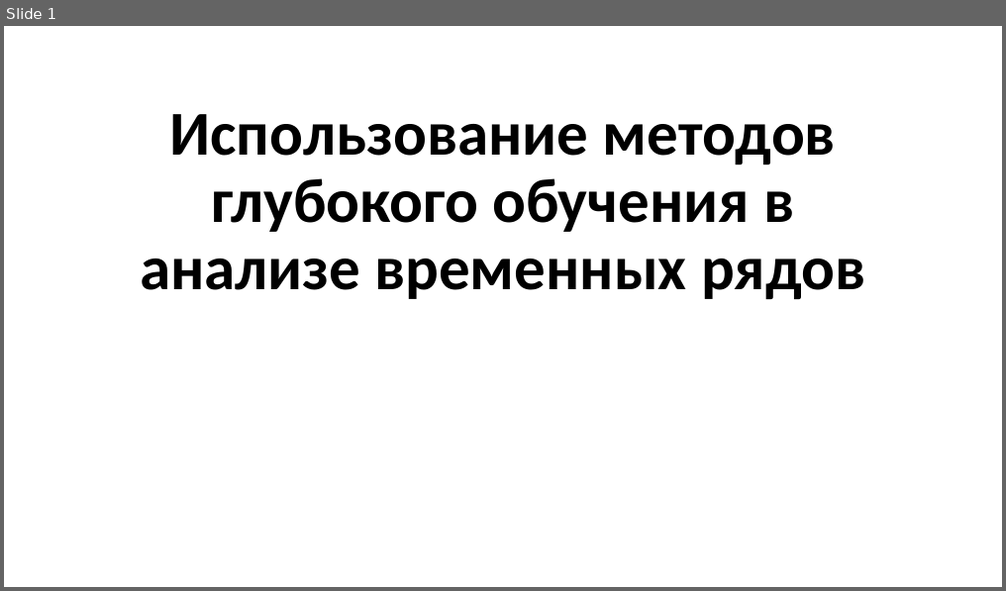
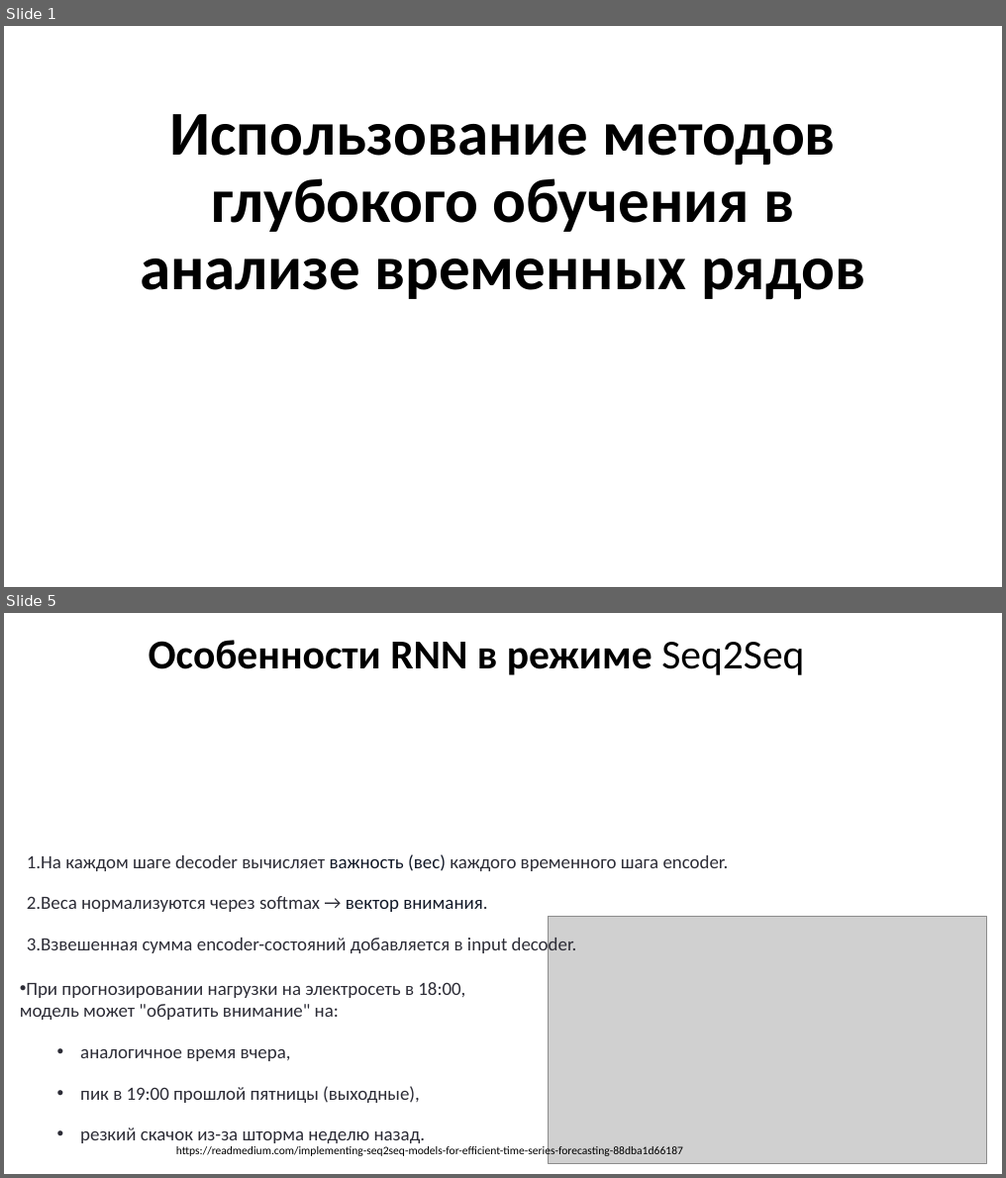
Before and after one commit to MVRonkin/TimeSeriesCourse, a slide deck: 2025/LEC/07-3 Transformers.pptx. Shown one above the other, each under a label of ours: slide 1 before the commit, slides 1 and 5 after it; the slides between them are not shown. The pictures are 1006x591 and 1006x1178 pixels, drawn with LibreOffice and Linux fonts; fonts in the diff are those of the drawing; grey boxes stand for pictures. Boxes give left, top, right and bottom in pixels: in the first picture for what was removed or moved away, otherwise in the second. Text is boxed around its words. In the diff, an @@ line names an element or a change of style, - is before the commit and + after.

```diff
--- a/2025/LEC/07-3 Transformers.pptx
+++ b/2025/LEC/07-3 Transformers.pptx
@@ slide 5 added at [4,613,1002,1174], background #FFFFFF @@
@@ title added at [149,640,804,675], 39.6 pt, text #000000, bold @@
+Особенности RNN в режиме Seq2Seq
@@ text added at [27,855,729,956], 18 pt, text #2C2C36 @@
+1. На каждом шаге decoder вычисляет важность (вес) каждого временного шага encoder.
+2. Веса нормализуются через softmax → вектор внимания.
+3. Взвешенная сумма encoder-состояний добавляется в input decoder.
@@ picture added at [548,916,987,1164] @@
@@ text added at [20,982,465,1144], 18 pt, text #2C2C36 @@
+• При прогнозировании нагрузки на электросеть в 18:00, модель может "обратить внимание" на:
+  • аналогичное время вчера,
+  • пик в 19:00 прошлой пятницы (выходные),
+  • резкий скачок из-за шторма неделю назад.
@@ text added at [176,1145,683,1157], 11 pt, text #000000 @@
+https://readmedium.com/implementing-seq2seq-models-for-efficient-time-series-forecasting-88dba1d66187
```
Also in this commit, not shown: 2 slides changed, 11 other slides added, 37 slides removed.
